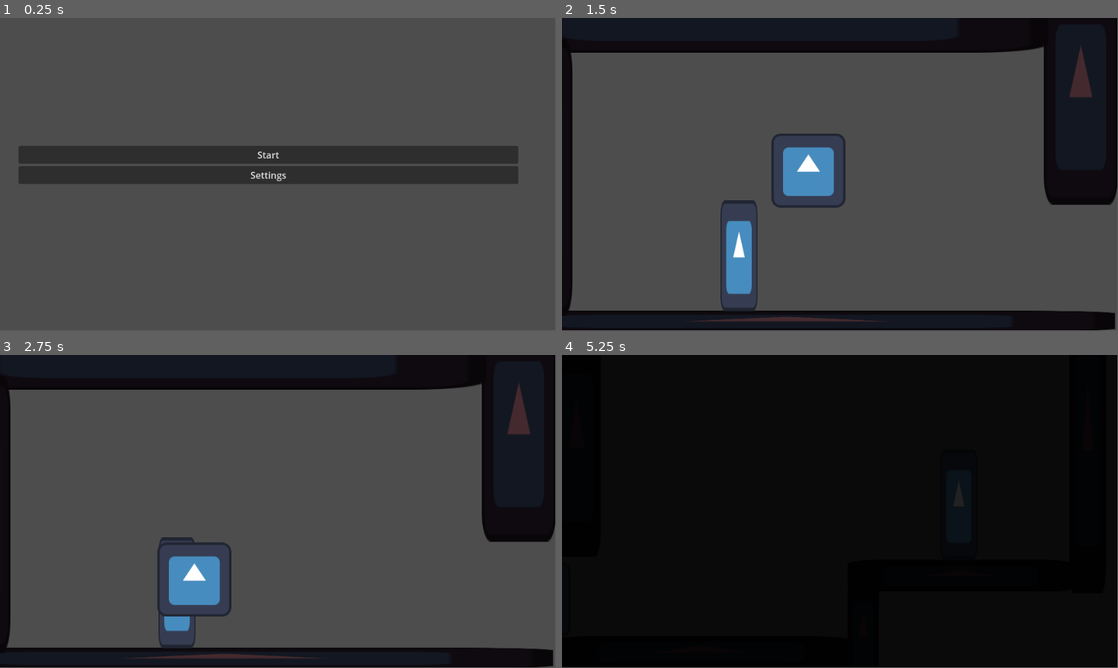
Above: before the commit, frames 1-4 (two rows, left to right).
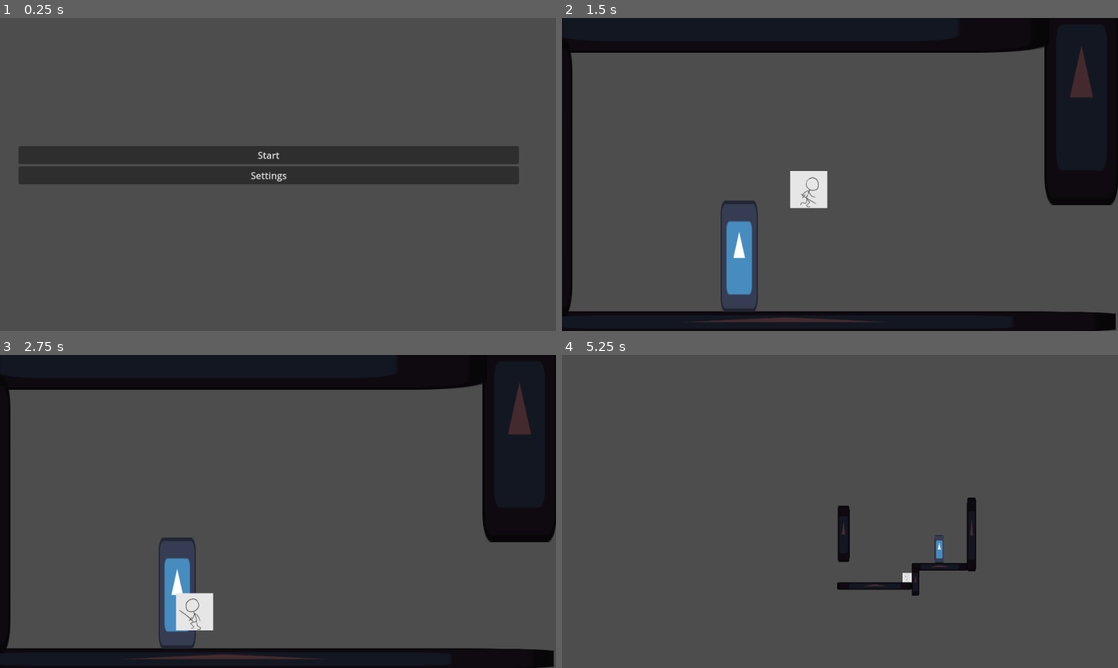
Above: after the commit, the same moments.

Repository: veggie-works/star-gazer
Game: Godot game, scene res://scenes/main.tscn
Two runs of this game, one before a commit and one after it. Both use one fixed random seed, a clock stepped at 60 frames per second and the inputs below. The engine's default icon, where the game draws it, is replaced by a stand-in: a white triangle on a blue panel in a dark square.
Inputs (mouse positions are in pixels of both pictures, inside the frame that each line leads up to):
- Up to frame 1 (0.25 s): no input
- Up to frame 2 (1.5 s): click "Start" at 0.5 s; tap Enter at 1.25 s; move the mouse to (962, 158) at 1.27 s; hold Right (move_right) from 1.28 s (still down); hold Z (jump) from 1.28 s (still down); click (962, 158) at 1.42 s
- Up to frame 3 (2.75 s): move the mouse to (166, 527) at 2.02 s; release Right (move_right) at 2.03 s; release Z (jump) at 2.03 s; hold Left (move_left) from 2.03 s (still down); tap Z (jump) at 2.1, 2.27, 2.57 s
- Up to frame 4 (5.25 s): move the mouse to (895, 442) at 2.77 s; release Left (move_left) at 2.78 s; hold Z (jump) 2.78-3.53 s; hold Right (move_right) 2.78-4.28 s; move the mouse to (812, 574) at 3.52 s; tap Z (jump) at 3.6, 3.77, 4.07, 5.1 s; click (812, 574) at 3.67 s; move the mouse to (1006, 558) at 4.27 s; hold Z (jump) 4.28-5.03 s; hold Left (move_left) from 4.28 s (still down); move the mouse to (673, 464) at 5.02 s
In our replay, the window is 799x449 before the commit and 800x450 after it. These sizes can differ from the game's own. Grey fills any space a smaller window leaves; there, only what the larger window draws over its background counts as a difference.

The runs differ from the first frame. In frame 1, 0.1% of the frame differs, in the area x 45-52%, y 42-53%; in frame 2, 2.7%; in frame 3, 2.7%; in frame 4, 99%, in the area x 0-100%, y 0-100%.

Commit message:
Placeholder art

Diff:
--- a/project.godot
+++ b/project.godot
@@ -22,11 +22,13 @@
 SceneManager="*res://scenes/autoload/scene_manager/scene_manager.tscn"
 InputManager="*res://scenes/input/input_manager.tscn"
 UIManager="*res://scenes/ui/ui_manager.tscn"
+BeatManager="*res://scenes/autoload/beat_manager/beat_manager.tscn"
 
 [display]
 
 window/size/viewport_width=960
 window/size/viewport_height=540
+window/stretch/mode="viewport"
 
 [dotnet]
 
--- a/scenes/actors/actor.tscn
+++ b/scenes/actors/actor.tscn
@@ -1,19 +1,31 @@
 [gd_scene load_steps=6 format=3 uid="uid://dwibdkrqgbotj"]
 
 [ext_resource type="Script" path="res://scripts/actors/actor.gd" id="1_qymhu"]
-[ext_resource type="Texture2D" uid="uid://esc1ep35hgb2" path="res://icon.svg" id="2_4dt0k"]
+[ext_resource type="Texture2D" uid="uid://b0hhru8ipkn71" path="res://art/actors/player/idle0.png" id="2_n8enj"]
 
 [sub_resource type="Animation" id="Animation_dqnjo"]
-resource_name = "Idle"
+resource_name = "idle"
 loop_mode = 1
+tracks/0/type = "value"
+tracks/0/imported = false
+tracks/0/enabled = true
+tracks/0/path = NodePath("sprite:texture")
+tracks/0/interp = 1
+tracks/0/loop_wrap = true
+tracks/0/keys = {
+"times": PackedFloat32Array(0),
+"transitions": PackedFloat32Array(1),
+"update": 1,
+"values": [ExtResource("2_n8enj")]
+}
 
 [sub_resource type="AnimationLibrary" id="AnimationLibrary_xuhk8"]
 _data = {
-"Idle": SubResource("Animation_dqnjo")
+"idle": SubResource("Animation_dqnjo")
 }
 
 [sub_resource type="RectangleShape2D" id="RectangleShape2D_6k56w"]
-size = Vector2(128, 128)
+size = Vector2(64, 64)
 
 [node name="actor" type="CharacterBody2D"]
 editor_description = "Base controller for all actors, e.g. players, enemies, NPCs."
@@ -29,7 +41,7 @@
 
 [node name="sprite" type="Sprite2D" parent="."]
 editor_description = "The actor's visual sprite."
-texture = ExtResource("2_4dt0k")
+texture = ExtResource("2_n8enj")
 
 [node name="collision" type="CollisionShape2D" parent="."]
 editor_description = "The actor's collision shape."
--- a/scenes/actors/grounded/grounded_actor.tscn
+++ b/scenes/actors/grounded/grounded_actor.tscn
@@ -6,6 +6,7 @@
 [node name="grounded_actor" instance=ExtResource("1_y7557")]
 script = ExtResource("2_lvnct")
 gravity_scale = 4.0
+falling_gravity_scale = 8.0
 jump_height = 200.0
 run_speed = 600.0
 
--- a/scenes/actors/grounded/player/player.tscn
+++ b/scenes/actors/grounded/player/player.tscn
@@ -1,14 +1,80 @@
-[gd_scene load_steps=4 format=3 uid="uid://bmqoaf40cddce"]
+[gd_scene load_steps=15 format=3 uid="uid://bmqoaf40cddce"]
 
 [ext_resource type="PackedScene" uid="uid://x1nnrls1fmdm" path="res://scenes/actors/grounded/grounded_actor.tscn" id="1_bb35l"]
 [ext_resource type="Script" path="res://scripts/actors/grounded/player/player.gd" id="2_d5awl"]
+[ext_resource type="Texture2D" uid="uid://b0hhru8ipkn71" path="res://art/actors/player/idle0.png" id="3_ib1wq"]
+[ext_resource type="Texture2D" uid="uid://cprq8wcxqa22v" path="res://art/actors/player/run0.png" id="4_y4v2v"]
+[ext_resource type="Texture2D" uid="uid://bf4cwrnqpfc1x" path="res://art/actors/player/run1.png" id="5_w02ge"]
+[ext_resource type="Texture2D" uid="uid://d32o1fdoj85rv" path="res://art/actors/player/run2.png" id="6_mpqb6"]
+[ext_resource type="Texture2D" uid="uid://enyiaq7jeojg" path="res://art/actors/player/run3.png" id="7_ttyxk"]
+[ext_resource type="Texture2D" uid="uid://jga4ofmoqxd6" path="res://art/actors/player/run4.png" id="8_6q1s3"]
+[ext_resource type="Texture2D" uid="uid://bxcdsdwsea3h4" path="res://art/actors/player/run5.png" id="9_ui3d5"]
+
+[sub_resource type="Animation" id="Animation_gb0pr"]
+resource_name = "run"
+loop_mode = 1
+step = 0.01
+tracks/0/type = "value"
+tracks/0/imported = false
+tracks/0/enabled = true
+tracks/0/path = NodePath("sprite:texture")
+tracks/0/interp = 1
+tracks/0/loop_wrap = true
+tracks/0/keys = {
+"times": PackedFloat32Array(0, 0.17, 0.3333, 0.5, 0.6667, 0.83),
+"transitions": PackedFloat32Array(1, 1, 1, 1, 1, 1),
+"update": 1,
+"values": [ExtResource("4_y4v2v"), ExtResource("5_w02ge"), ExtResource("6_mpqb6"), ExtResource("7_ttyxk"), ExtResource("8_6q1s3"), ExtResource("9_ui3d5")]
+}
+
+[sub_resource type="Animation" id="Animation_dqnjo"]
+resource_name = "idle"
+loop_mode = 1
+tracks/0/type = "value"
+tracks/0/imported = false
+tracks/0/enabled = true
+tracks/0/path = NodePath("sprite:texture")
+tracks/0/interp = 1
+tracks/0/loop_wrap = true
+tracks/0/keys = {
+"times": PackedFloat32Array(0),
+"transitions": PackedFloat32Array(1),
+"update": 1,
+"values": [ExtResource("3_ib1wq")]
+}
+
+[sub_resource type="AnimationLibrary" id="AnimationLibrary_xiqk2"]
+_data = {
+"idle": SubResource("Animation_dqnjo"),
+"run": SubResource("Animation_gb0pr")
+}
+
+[sub_resource type="RectangleShape2D" id="RectangleShape2D_o6l4u"]
+size = Vector2(64, 64)
 
 [sub_resource type="RectangleShape2D" id="RectangleShape2D_wpgtc"]
-size = Vector2(128, 128)
+size = Vector2(64, 64)
 
 [node name="player" groups=["players"] instance=ExtResource("1_bb35l")]
 collision_layer = 1
 script = ExtResource("2_d5awl")
+
+[node name="animator" parent="." index="0"]
+libraries = {
+"": SubResource("AnimationLibrary_xiqk2")
+}
+
+[node name="collision" parent="." index="2"]
+shape = SubResource("RectangleShape2D_o6l4u")
+
+[node name="raycast0" parent="ground_raycasts" index="0"]
+position = Vector2(-32, 32)
+
+[node name="raycast1" parent="ground_raycasts" index="1"]
+position = Vector2(0, 32)
+
+[node name="raycast2" parent="ground_raycasts" index="2"]
+position = Vector2(32, 32)
 
 [node name="timers" type="Node" parent="." index="4"]
 
--- /dev/null
+++ b/scenes/autoload/beat_manager/beat_manager.tscn
@@ -0,0 +1,11 @@
+[gd_scene load_steps=2 format=3 uid="uid://c0846fym352fh"]
+
+[ext_resource type="Script" path="res://scripts/autoload/beat_manager/beat_manager.gd" id="1_jdjkt"]
+
+[node name="beat_manager" type="Node"]
+script = ExtResource("1_jdjkt")
+
+[node name="beat_timer" type="Timer" parent="."]
+autostart = true
+
+[connection signal="timeout" from="beat_timer" to="." method="_on_beat_timer_timeout"]
--- /dev/null
+++ b/scenes/levels/jump_trigger.gd
@@ -0,0 +1,9 @@
+extends Area2D
+
+func _on_body_entered(body: Node2D) -> void:
+	if body is Player:
+		body.in_cutscene = true
+		var target_position: Vector2 = get_node("../save_point").global_position
+		body.jump_to(target_position, target_position.y - 25, 1)
+		await body.landed
+		body.in_cutscene = false
--- a/scenes/levels/level_1.tscn
+++ b/scenes/levels/level_1.tscn
@@ -1,9 +1,13 @@
-[gd_scene load_steps=5 format=3 uid="uid://wne6neq8232w"]
+[gd_scene load_steps=7 format=3 uid="uid://wne6neq8232w"]
 
 [ext_resource type="PackedScene" uid="uid://b5cisyivpic2s" path="res://scenes/levels/base_level.tscn" id="1_1v3q0"]
 [ext_resource type="PackedScene" uid="uid://b3e1pdirdrmas" path="res://scenes/gameplay/environment/test/test_platform.tscn" id="2_fpf12"]
 [ext_resource type="PackedScene" uid="uid://da7mkw7n7ptqn" path="res://scenes/gameplay/doors/door.tscn" id="3_iawra"]
 [ext_resource type="PackedScene" uid="uid://cnri2gdmg878w" path="res://scenes/gameplay/saves/save_point.tscn" id="4_fjv6x"]
+[ext_resource type="Script" path="res://scenes/levels/jump_trigger.gd" id="5_xcv55"]
+
+[sub_resource type="RectangleShape2D" id="RectangleShape2D_g5rkf"]
+size = Vector2(64, 10)
 
 [node name="level1" instance=ExtResource("1_1v3q0")]
 
@@ -36,3 +40,17 @@
 [node name="test_platform5" parent="." index="6" instance=ExtResource("2_fpf12")]
 position = Vector2(909, 158)
 scale = Vector2(-0.498646, 3.96361)
+
+[node name="jump_trigger" type="Area2D" parent="." index="7"]
+position = Vector2(352, 481)
+collision_layer = 0
+script = ExtResource("5_xcv55")
+
+[node name="collision" type="CollisionShape2D" parent="jump_trigger" index="0"]
+position = Vector2(29, 0)
+shape = SubResource("RectangleShape2D_g5rkf")
+
+[node name="Camera2D" type="Camera2D" parent="." index="8"]
+zoom = Vector2(0.25, 0.25)
+
+[connection signal="body_entered" from="jump_trigger" to="jump_trigger" method="_on_body_entered"]
--- a/scenes/main.tscn
+++ b/scenes/main.tscn
@@ -21,7 +21,6 @@
 grow_vertical = 2
 
 [node name="screen" type="SubViewport" parent="screen_container"]
-unique_name_in_owner = true
 disable_3d = true
 handle_input_locally = false
 size = Vector2i(960, 540)
--- a/scripts/actors/actor.gd
+++ b/scripts/actors/actor.gd
@@ -2,4 +2,14 @@
 class_name Actor extends CharacterBody2D
 
 func _process(_delta: float) -> void:
+	update_direction()
 	move_and_slide()
+
+## Flip the actor's scale
+func flip() -> void:
+	transform.x.x *= -1
+
+## Update the direction that the actor is facing
+func update_direction() -> void:
+	if velocity.x < 0 and transform.x.x > 0 or velocity.x > 0 and transform.x.x < 0:
+		flip()
--- a/scripts/actors/grounded/grounded_actor.gd
+++ b/scripts/actors/grounded/grounded_actor.gd
@@ -1,8 +1,10 @@
 ## Base class for grounded actors
 class_name GroundedActor extends Actor
 
-## The scale of gravity applied to this actor
+## The normal scale of gravity applied to this actor
 @export var gravity_scale: float = 4
+## The scale of gravity applied to this actor while they are falling
+@export var falling_gravity_scale: float = 8
 ## The maximum height of the actor's jump, in pixels
 @export var jump_height: float = 200
 ## The speed at which this actor runs, in pixels per second
@@ -16,9 +18,6 @@
 ## Emitted when the actor arrives at the location it was instructed to move to
 signal arrived
 
-## The project setting's gravity value
-var gravity: float = ProjectSettings.get_setting("physics/2d/default_gravity")
-
 ## Whether the actor was grounded in the previous frame
 var was_grounded: bool
 
@@ -29,13 +28,14 @@
 
 func _process(delta: float) -> void:
 	apply_gravity(delta)
+	update_land()
 	super._process(delta)
 	was_grounded = is_grounded()
 
 ## Apply gravity to the actor
 func apply_gravity(delta: float) -> void:
 	if not is_grounded():
-		velocity.y += gravity * gravity_scale * delta
+		velocity.y += Globals.gravity * (falling_gravity_scale if velocity.y >= 0 else gravity_scale) * delta
 
 ## Check if the actor is grounded
 func is_grounded() -> bool:
@@ -46,7 +46,21 @@
 
 ## Perform a jump
 func jump() -> void:
-	velocity.y = -sqrt(2 * gravity * gravity_scale * jump_height);
+	velocity.y = -sqrt(2 * Globals.gravity * gravity_scale * jump_height);
+
+func jump_to(target_position: Vector2, apex_height: float, jump_time: float) -> void:
+	var diff = target_position - global_position
+	velocity.x = diff.x / jump_time
+	var rising_gravity: float = Globals.gravity * gravity_scale
+	var falling_gravity: float = Globals.gravity * falling_gravity_scale
+	var final_velocity_y: float = sqrt(abs(2 * falling_gravity * (diff.y - apex_height)))
+	print("Final Y: ", final_velocity_y)
+	var denom_term1: float = final_velocity_y / rising_gravity
+	var denom_term2: float = (2 * (diff.y - apex_height)) / final_velocity_y
+	velocity.y = sqrt(2 * rising_gravity * apex_height)
+	print("Velocity: ", velocity)
+	await landed
+	velocity.x = 0
 
 ## Perform a land
 func land() -> void:
@@ -64,3 +78,7 @@
 			break
 		await get_tree().process_frame
 	arrived.emit()
+
+func update_land() -> void:
+	if not was_grounded and is_grounded():
+		land()
--- a/scripts/actors/grounded/player/player.gd
+++ b/scripts/actors/grounded/player/player.gd
@@ -1,10 +1,12 @@
 ## Base class for all player characters
 class_name Player extends GroundedActor
 
+## Controls the player's animations
+@onready var anim: AnimationPlayer = $animator
 ## Timer that counts down the time the player may still jump while in the air after walking off a ledge
 @onready var coyote_timer: Timer = $timers/coyote_timer
-## The area that triggers a door to start a scene transition
-@onready var door_trigger_collider: CollisionShape2D = $triggers/door_trigger/collision
+## Parent of areas that trigger certain objects
+@onready var triggers: Node2D = $triggers
 
 ## Whether input should be disabled
 var disable_input: bool
@@ -13,8 +15,10 @@
 var in_cutscene: bool:
 	set(value):
 		disable_input = value
-		door_trigger_collider.set_deferred("disabled", value)
-
+		for child in triggers.get_children():
+			var grandchild: Node2D = child.get_child(0)
+			if grandchild is CollisionShape2D:
+				grandchild.set_deferred("disabled", value)
 
 ## Whether the player is still in coyote time
 var in_coyote_time: bool:
@@ -27,6 +31,14 @@
 	update_land()
 	update_movement_inputs()
 	super._process(delta)
+	update_animation()
+
+## Update the player's current animation
+func update_animation() -> void:
+	if abs(velocity.x) > 0:
+		anim.play("run")
+	else:
+		anim.play("idle")
 
 ## Update whether coyote time should start
 func update_coyote_time() -> void:
@@ -48,8 +60,8 @@
 ## Update whether the player has landed on the ground
 func update_land() -> void:
 	if is_grounded() and not was_grounded:
-		land()
 		coyote_timer.stop()
+	super.update_land()
 
 ## Check for movement inputs and move the player accordingly
 func update_movement_inputs() -> void:
--- /dev/null
+++ b/scripts/autoload/beat_manager/beat_manager.gd
@@ -0,0 +1,16 @@
+## Manages the game's musical heartbeat
+extends Node
+
+## The timer that controls the music beat
+@onready var beat_timer: Timer = $beat_timer
+
+## Emitted when a beat plays
+signal beat
+
+## The amount of time left before the next beat
+var time_left_before_beat: float:
+	get:
+		return beat_timer.time_left
+
+func _on_beat_timer_timeout() -> void:
+	beat.emit()
--- a/scripts/autoload/globals.gd
+++ b/scripts/autoload/globals.gd
@@ -1,5 +1,8 @@
 ## Singleton containing miscellaneous constant values and helper functions
 extends Node
+
+## The default gravity value, in pixels per second squared
+var gravity: float = ProjectSettings.get_setting("physics/2d/default_gravity")
 
 ## Recursively load scenes and fetch the one whose script that matches the script parameter
 func find_scene_by_type(type: GDScript, search_dir: String = "res://") -> PackedScene:
--- a/scripts/autoload/scene_manager/scene_manager.gd
+++ b/scripts/autoload/scene_manager/scene_manager.gd
@@ -10,7 +10,7 @@
 ## Emitted whenever a scene changes
 signal scene_changed(old_scene: String, new_scene: String)
 
-## The currently loaded scene
+## The name of the currently loaded scene
 var current_scene: String
 
 ## Change to a new scene
--- a/scripts/gameplay/doors/door.gd
+++ b/scripts/gameplay/doors/door.gd
@@ -26,15 +26,18 @@
 	level_root.add_child(player)
 	player.in_cutscene = true
 	player.global_position = global_position
-	var target_sign: float = 1
-	match enter_direction:
-		"left":
-			target_sign = -1
-		"top", "bottom":
-			target_sign = 0
-	var target_x = global_position.x + target_sign * (collision.shape.get_rect().size.x / 2 + player.get_node("collision").shape.get_rect().size.x / 2 + 4)
-	player.move_to(target_x)
-	await player.arrived
+	if enter_direction == "left" or enter_direction == "right":
+		var target_sign: float
+		match enter_direction:
+			"left":
+				target_sign = -1
+			"right":
+				target_sign = 1
+		var target_x = global_position.x + target_sign * (collision.shape.get_rect().size.x / 2 + player.get_node("collision").shape.get_rect().size.x / 2 + 4)
+		player.move_to(target_x)
+		await player.arrived
+	else:
+		await player.landed
 	collision.disabled = false
 	player.in_cutscene = false
 
@@ -42,7 +45,8 @@
 	var body: Node = area.get_owner()
 	if body is Player:
 		body.in_cutscene = true
-		var target_sign: float = sign(global_position.x - body.global_position.x)
-		var target_x: float = global_position.x + target_sign * (collision.shape.get_rect().size.x / 2 + body.get_node("collision").shape.get_rect().size.x / 2 + 64)
-		body.move_to(target_x)
+		if enter_direction == "left" or enter_direction == "right":
+			var target_sign: float = sign(global_position.x - body.global_position.x)
+			var target_x: float = global_position.x + target_sign * (collision.shape.get_rect().size.x / 2 + body.get_node("collision").shape.get_rect().size.x / 2 + 64)
+			body.move_to(target_x)
 		SceneManager.change_scene(target_scene, target_name)
--- a/scripts/levels/main_menu/main_menu.gd
+++ b/scripts/levels/main_menu/main_menu.gd
@@ -16,7 +16,7 @@
 func _on_start_button_pressed() -> void:
 	UIManager.create_ui(PauseMenu, true)
 	SaveManager.load_game(0)
-	await SceneManager.change_scene(SaveManager.save_data.save_scene)
+	SceneManager.change_scene(SaveManager.save_data.save_scene)
 
 func _on_settings_ui_hidden():
 	margin_container.show()
Binary file added: art/actors/player/idle0.png
Not shown, added: art/actors/player/idle0.png.import
Binary file added: art/actors/player/run0.png
Not shown, added: art/actors/player/run0.png.import
Binary file added: art/actors/player/run1.png
Not shown, added: art/actors/player/run1.png.import
Binary file added: art/actors/player/run2.png
Not shown, added: art/actors/player/run2.png.import
Binary file added: art/actors/player/run3.png
Not shown, added: art/actors/player/run3.png.import
Binary file added: art/actors/player/run4.png
Not shown, added: art/actors/player/run4.png.import
(and 4 more such lines)
